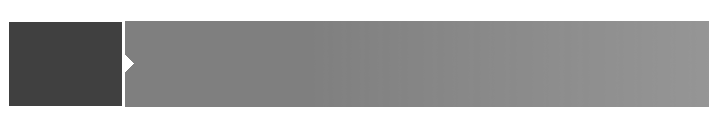
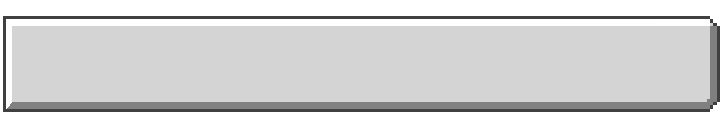
Comparing the layer stacks of the two 724 × 127 images. Changes:
renamed "White_Edge" to "mc", opacity 100% → 75%, painted on it over [3, 16, 720, 112]
removed layer "Fade" (was 25%) over [311, 21, 709, 107]
removed layer "Inner_BG" (was 50%) over [125, 21, 709, 107]
removed layer "Left_Image_Background" (was 75%) over [9, 22, 122, 106]
removed layer "White_Border" (was 50%) over [7, 19, 711, 109]
